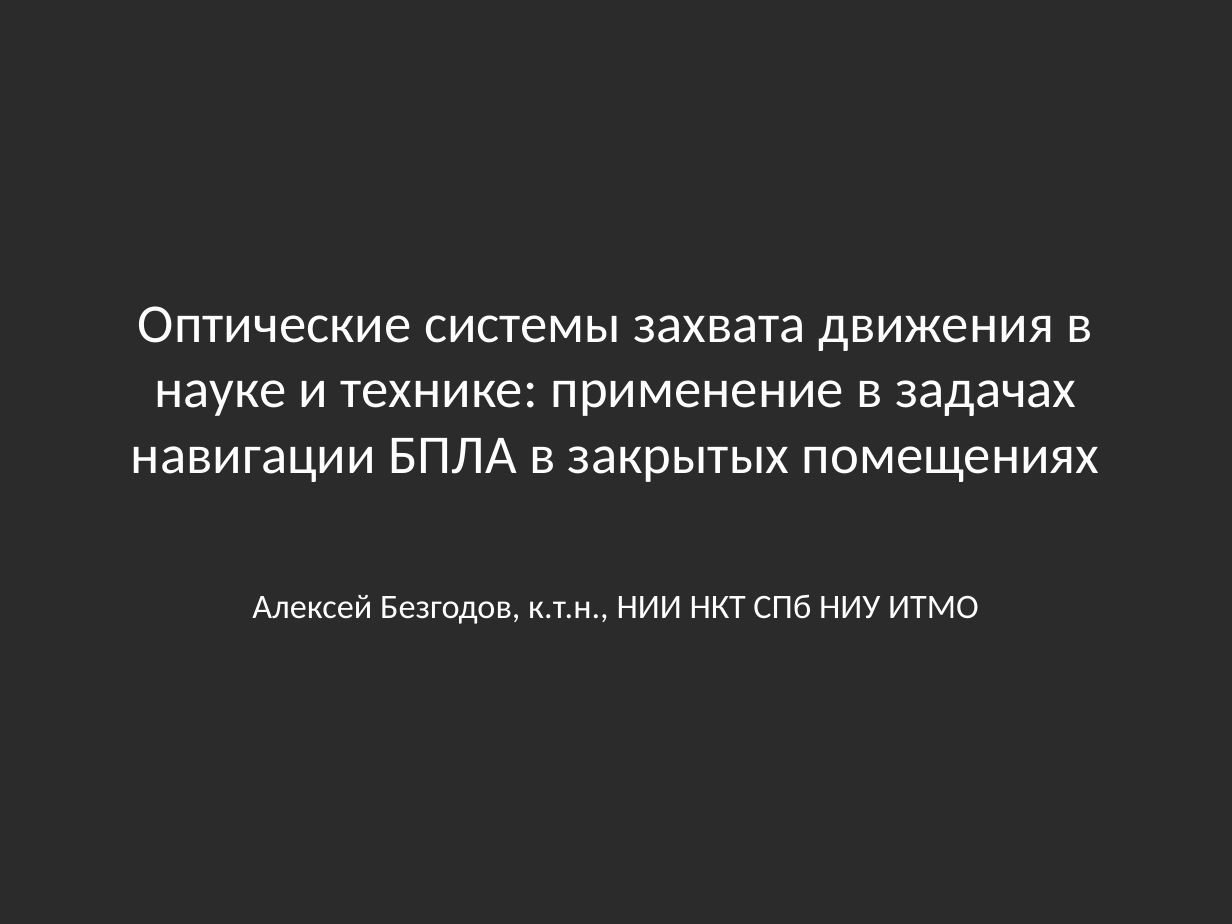
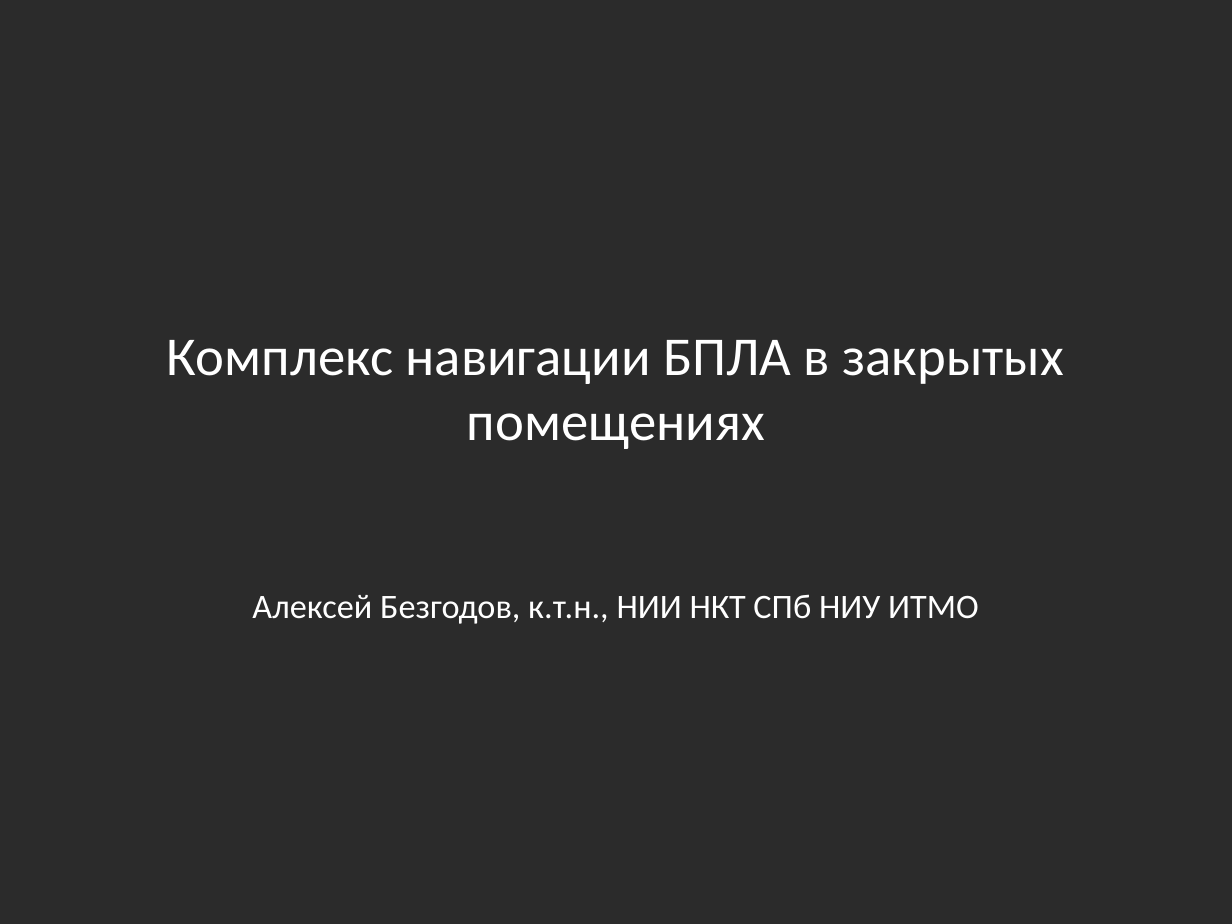
Before and after one commit to Jacobi20/quadro-xds, a slide deck: slide 1 of Docs/Medias2012_dhg.pptx. Drawn at 1232x924 pixels with LibreOffice and Linux fonts; fonts in the diff are those of the drawing; background and template pictures are left out; a plain dark background stands for a picture behind light text. Boxes give left, top, right and bottom in pixels: in the first picture for what was removed or moved away, otherwise in the second. Text is boxed around its words. In the diff, an @@ line names an element or a change of style, - is before the commit and + after.

```diff
--- a/Docs/Medias2012_dhg.pptx
+++ b/Docs/Medias2012_dhg.pptx
@@ title at [167, 340, 1064, 449]: text changed @@
-Оптические системы захвата движения в науке и технике: применение в задачах навигации БПЛА в закрытых помещениях
+Комплекс навигации БПЛА в закрытых помещениях
```
Also in this commit, not shown: 5 other slides changed, 4 slides added.
